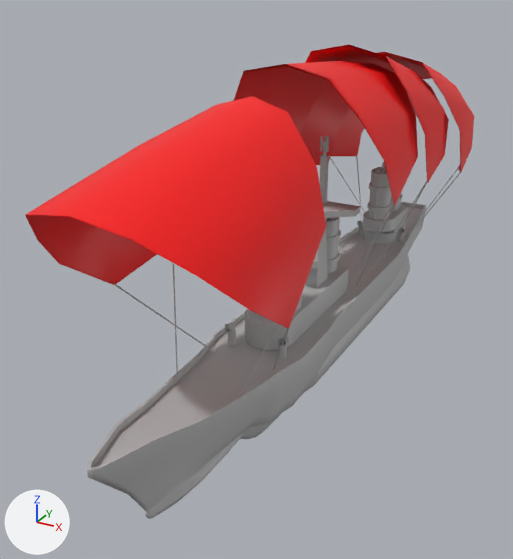
Before and after pictures for a commit that changed the FBX model Skyrates/Assets/Resources/Meshes/Ship/ship_navy_basic_02.FBX.
Rendered twice from a 50 mm lens placed at (25.7, -55.2, 29.9), pointed at (-4.5, -0.2, 2.4). The axes (+X, +Y, +Z) are drawn at lower left. The lights are the same throughout. Where no turn or scale is listed for an object, it has been applied to the vertices. Vertices at the same position are counted once.

In view in the first picture: 'ship_navy_basic_02'.
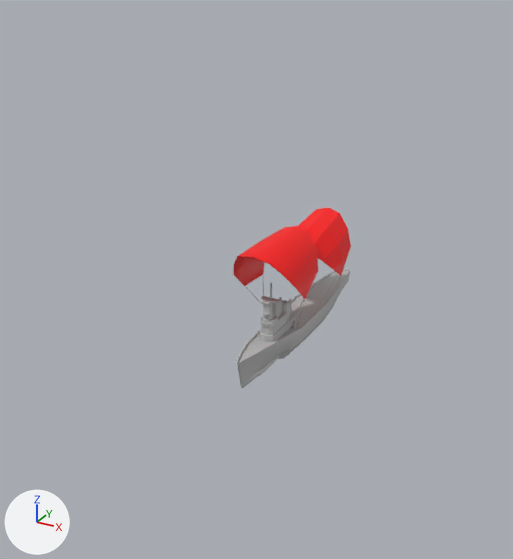
Diff of the bpy script that builds the scene:
```diff
--- a/Skyrates/Assets/Resources/Meshes/Ship/ship_navy_basic_02.FBX.py
+++ b/Skyrates/Assets/Resources/Meshes/Ship/ship_navy_basic_02.FBX.py
@@ me_mesh @@
 # used by ob_ship_navy_basic_02; location = (0.1, 0.0, 0.0)
-me_mesh.from_pydata(...)  # 3319 vertices, 3090 faces; spans x -8.4..8.3, y -29.7..39.5, z -7.6..23.3
+me_mesh.from_pydata(...)  # 1686 vertices, 1592 faces; spans x -3.5..3.1, y -11.9..10.8, z -3.0..8.9
+# me_mesh part 1: the loose piece of 136 vertices spanning x 2.1..3.0, y -9.0..-8.0, z -0.2..2.0 is scaled about the mesh origin by 0.4
+# me_mesh part 2: the loose piece of 74 vertices spanning x -3.6..3.6, y -0.5..5.0, z 2.3..15.4 is scaled about its middle by 0.231, then moved by (0.0, -8.8, -5.1)
+# me_mesh part 3: the loose piece of 24 vertices spanning x 0.0..0.4, y 4.2..4.6, z 14.4..15.8 is scaled about its middle by 0.231, then moved by (-0.2, -10.5, -9.9)
+# me_mesh part 4: the loose piece of 24 vertices spanning x -0.4..0.0, y 4.2..4.6, z 14.4..15.8 is scaled about its middle by 0.231, then moved by (0.2, -10.5, -9.9)
+# me_mesh part 5: the loose piece of 136 vertices spanning x -2.9..-2.1, y -9.0..-8.0, z -0.2..2.0 is scaled about the mesh origin by 0.4
+# me_mesh part 6: the loose piece of 8 vertices spanning x 2.4..7.5, y -17.5..-10.0, z -0.4..8.1 is scaled about its middle by (0.404, 0.373, 0.482), then moved by (-2.9, 9.6, -1.7)
+# me_mesh part 7: the loose piece of 8 vertices spanning x -7.4..-2.8, y -17.5..-10.0, z -0.4..8.1 is scaled about its middle by (0.399, 0.373, 0.482), then moved by (3.1, 9.6, -1.7)
+# me_mesh part 8: the loose piece of 8 vertices spanning x 2.4..5.9, y -16.2..-11.3, z -0.1..9.6 is scaled about its middle by (0.4, 0.456, 0.448), then moved by (-2.5, 9.6, -2.5)
+# me_mesh part 9: the loose piece of 8 vertices spanning x -6.2..-2.8, y -16.2..-11.3, z -0.1..9.6 is scaled about its middle by (0.4, 0.456, 0.448), then moved by (2.7, 9.6, -2.5)
+# me_mesh part 10: the loose piece of 8 vertices spanning x 2.4..7.4, y 3.4..8.3, z -0.1..10.7 is scaled about its middle by (0.405, 0.619, 0.317), then moved by (-3.1, -1.7, -3.8)
+# me_mesh part 11: the loose piece of 8 vertices spanning x 2.4..5.9, y 4.3..9.9, z -0.1..10.5 is scaled about its middle by (0.4, 0.349, 0.367), then moved by (-2.6, -2.8, -3.3)
+# me_mesh part 12: the loose piece of 25 vertices spanning x -8.3..7.7, y -28.5..-8.6, z 8.1..21.1 is scaled about its middle by 0.4, then moved by (0.1, 20.9, -8.8)
+# me_mesh part 13: the loose piece of 25 vertices spanning x -8.4..7.8, y -28.5..-8.6, z 8.0..21.2 is scaled about its middle by 0.4, then moved by (0.1, 20.9, -8.7)
+# me_mesh part 14: 41 loose pieces with 2131 vertices, spanning x -8.4..8.3, y -3.4..39.5, z -0.2..23.3, are deleted
+# me_mesh part 15: 655 vertices removed from x -4.3..4.3, y -29.7..35.3, z -7.6..6.4; 1153 vertices added at x -3.3..3.1, y -11.9..10.8, z -3.0..8.9
 me_mesh.materials.append(mat_lambert6)
@@ ob_ship_navy_basic_02 @@
 ob_ship_navy_basic_02 = bpy.data.objects.new('ship_navy_basic_02', me_mesh)
-ob_ship_navy_basic_02.location = (0.1, 0.0, 0.0)
+ob_ship_navy_basic_02.location = (0.2, 0.0, 0.0)
```

Boxes [x1, y1, x2, y2] around the edits, measured in the pictures (513 x 559 px; the box of a moved part takes in the faces that stretch with it):
'ship_navy_basic_02', reshaped, moved (74% narrower, 62% shorter)
    before: [25, 44, 474, 519]
    after: [234, 207, 351, 388]
part 1 of me_mesh, moved or reshaped
    before: [278, 337, 287, 361]
    after: [292, 320, 296, 329]
part 2 of me_mesh, moved or reshaped
    before: [305, 141, 361, 288]
    after: [261, 287, 280, 320]
part 3 of me_mesh, moved or reshaped (not visible afterwards)
    before: [325, 137, 329, 152]
part 4 of me_mesh, moved or reshaped (not visible afterwards)
    before: [320, 136, 324, 151]
part 5 of me_mesh, moved or reshaped (not visible afterwards)
    before: [225, 324, 236, 347]
part 6 of me_mesh, moved or reshaped
    before: [273, 327, 290, 369]
    after: [297, 299, 306, 325]
part 7 of me_mesh, moved or reshaped
    before: [113, 283, 216, 353]
    after: [245, 286, 263, 305]
part 8 of me_mesh, moved or reshaped
    before: [239, 324, 279, 396]
    after: [285, 299, 304, 336]
part 9 of me_mesh, moved or reshaped
    before: [173, 263, 178, 381]
    after: [263, 283, 264, 309]
part 10 of me_mesh, moved or reshaped (not visible afterwards)
    before: [356, 205, 395, 286]
part 11 of me_mesh, moved or reshaped
    before: [341, 202, 393, 300]
    after: [323, 274, 338, 300]
part 12 of me_mesh, moved or reshaped (not visible afterwards)
    before: [26, 215, 173, 283]
part 13 of me_mesh, moved or reshaped
    before: [25, 96, 326, 329]
    after: [298, 207, 351, 276]
part 14 of me_mesh, deleted (red)
    before: [234, 44, 474, 273]
part 15 of me_mesh, moved or reshaped
    before: [87, 201, 426, 519]
    after: [234, 226, 350, 388]
